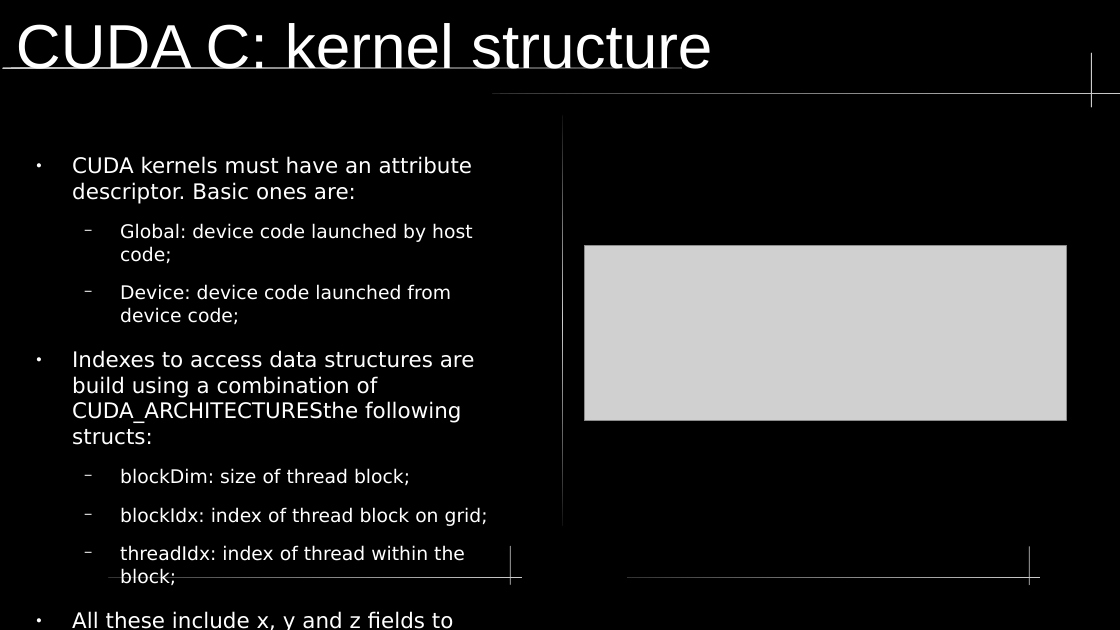
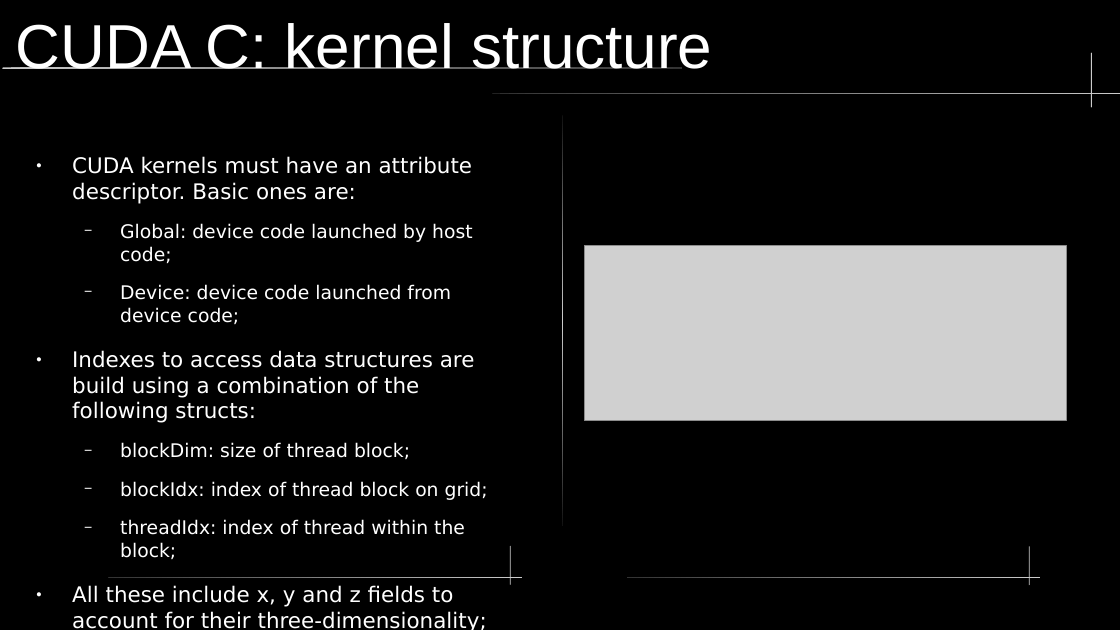
Before and after one commit to LucasGasparinoBSC/presentationUPC, a slide deck: slide 12 of lectureAlyaGPU.odp (slide 11 before the commit). Drawn at 1120x630 pixels with LibreOffice and Linux fonts; fonts in the diff are those of the drawing; grey boxes stand for pictures. Boxes give left, top, right and bottom in pixels: in the first picture for what was removed or moved away, otherwise in the second. Text is boxed around its words. In the diff, an @@ line names an element or a change of style, - is before the commit and + after.

```diff
--- a/lectureAlyaGPU.odp
+++ b/lectureAlyaGPU.odp
@@ text at (72, 350, 475, 423): text changed @@
-● Indexes to access data structures are build using a combination of CUDA_ARCHITECTURESthe following structs:
+● Indexes to access data structures are build using a combination of the following structs:
```
Also in this commit, not shown: 1 other slide changed, 2 slides added.
